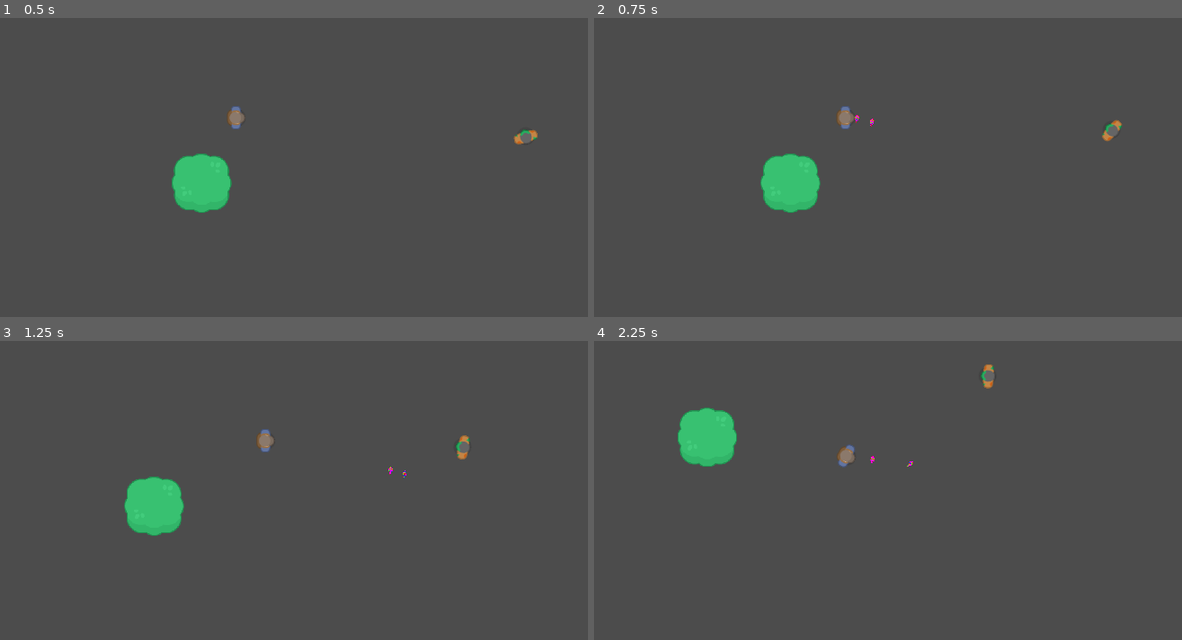
Above: before the commit, frames 1-4 (two rows, left to right).
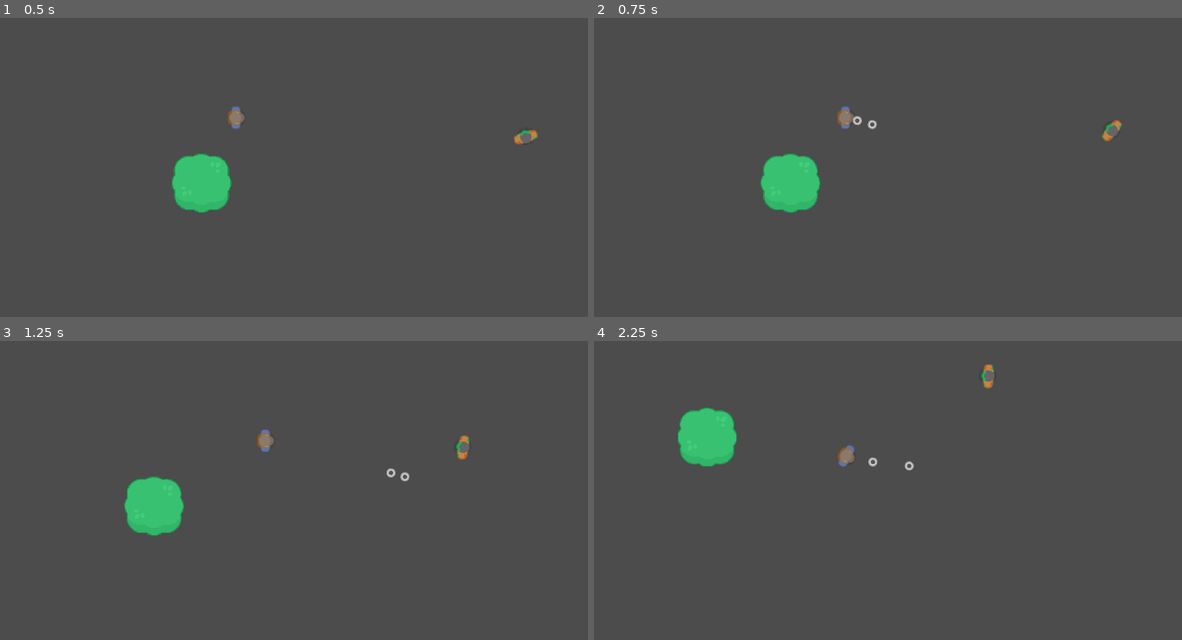
Above: after the commit, the same moments.

Repository: kinge880/GameJam
Game: Godot game, scene res://Word.tscn
Same seed, same stepped clock (60 frames per second), same inputs: the game is played once before the commit and once after it.
Inputs (mouse positions are in pixels of both pictures, inside the frame that each line leads up to):
- Up to frame 1 (0.5 s): no input
- Up to frame 2 (0.75 s): move the mouse to (987, 98) at 0.52 s; hold D (ui_right) from 0.53 s (still down); tap Space (atk) at 0.6 s; click (987, 98) at 0.67 s
- Up to frame 3 (1.25 s): keep holding D (ui_right)
- Up to frame 4 (2.25 s): move the mouse to (688, 460) at 1.27 s; release D (ui_right) at 1.28 s; hold S (ui_down) 1.28-2.03 s; tap Space (atk) at 1.35, 2.1 s; move the mouse to (899, 352) at 2.02 s; hold D (ui_right) from 2.03 s (still down)

Frame 1 is identical in both runs. In frame 2, less than 0.1% of the frame differs, in the area x 44-49%, y 32-38%; in frame 3, less than 0.1%; in frame 4, less than 0.1%.

Commit message:
Mudando sprite da bala.

Diff:
--- a/Bullet.gd
+++ b/Bullet.gd
@@ -11,6 +11,7 @@
 	global_rotation = _direction.angle()
 	$Lifetime.wait_time = lifetime
 	velocity = _direction * speed
+
 func _process(delta):
 	global_position += velocity * delta
 
--- a/Bullet.tscn
+++ b/Bullet.tscn
@@ -6,6 +6,7 @@
 [ext_resource path="res://Sprites/Bullet/Bullet 4.png" type="Texture" id=4]
 [ext_resource path="res://Sprites/Bullet/Bullet 3.png" type="Texture" id=5]
 [ext_resource path="res://Sprites/Bullet/Bullet 2.png" type="Texture" id=6]
+[ext_resource path="res://Sprites/tile_187.png" type="Texture" id=7]
 
 [sub_resource type="SpriteFrames" id=1]
 animations = [ {
@@ -15,12 +16,10 @@
 "speed": 5.0
 } ]
 
-[sub_resource type="CapsuleShape2D" id=2]
-radius = 3.52878
-height = 8.1593
+[sub_resource type="CircleShape2D" id=2]
+radius = 8.53004
 
 [node name="Bullet" type="Area2D"]
-position = Vector2( 340.464, 142.376 )
 z_index = 1
 collision_layer = 8
 collision_mask = 5
@@ -33,13 +32,15 @@
 autostart = true
 
 [node name="AnimatedSprite" type="AnimatedSprite" parent="."]
+visible = false
 frames = SubResource( 1 )
 animation = "bullet"
-frame = 1
-playing = true
+frame = 2
+
+[node name="Sprite" type="Sprite" parent="."]
+texture = ExtResource( 7 )
 
 [node name="CollisionShape2D" type="CollisionShape2D" parent="."]
-position = Vector2( -1.50259, -3.52097 )
 shape = SubResource( 2 )
 [connection signal="body_entered" from="." to="." method="_on_Bullet_body_entered"]
 [connection signal="timeout" from="Lifetime" to="." method="_on_Lifetime_timeout"]
Not shown: 1 places in Bullet.tscn that only renumber resources
Not shown: 2 places in Sprites/Word.tres that only renumber resources
Binary file added: Sprites/tile_187.png
Not shown, added: Sprites/tile_187.png.import
